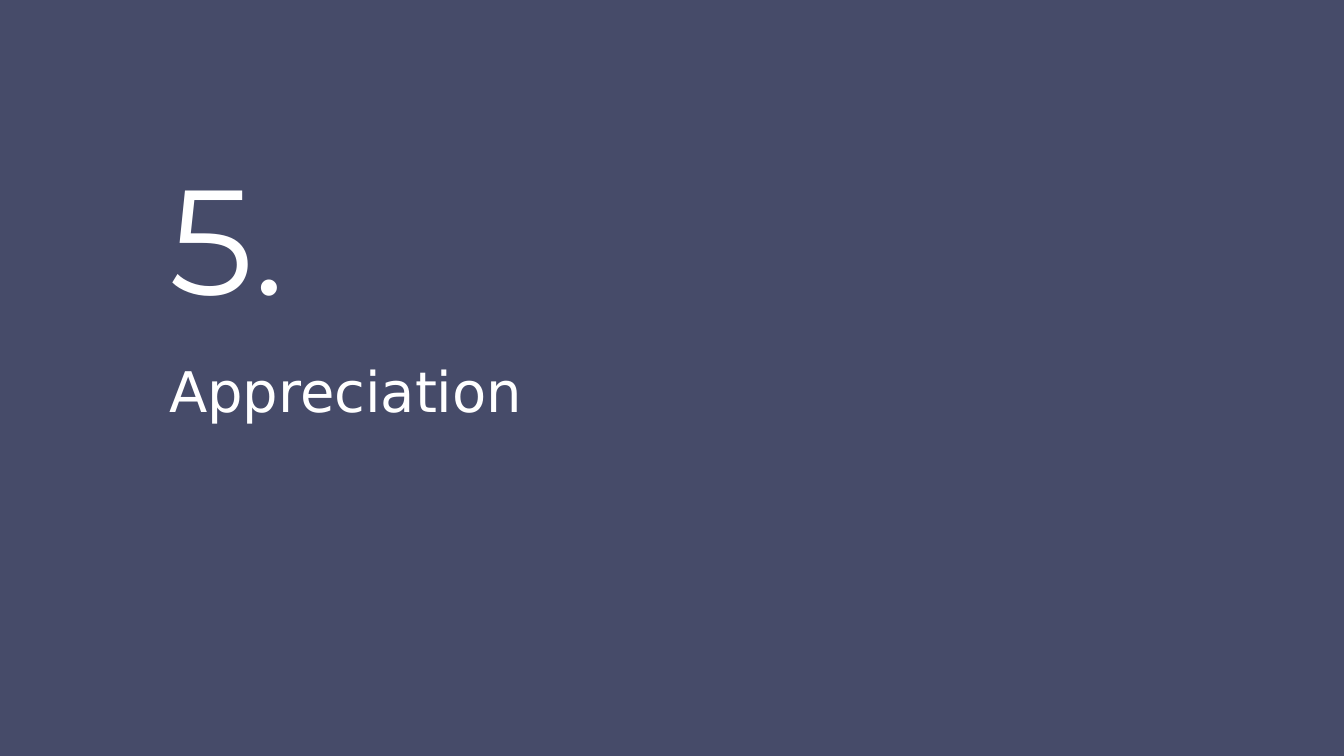
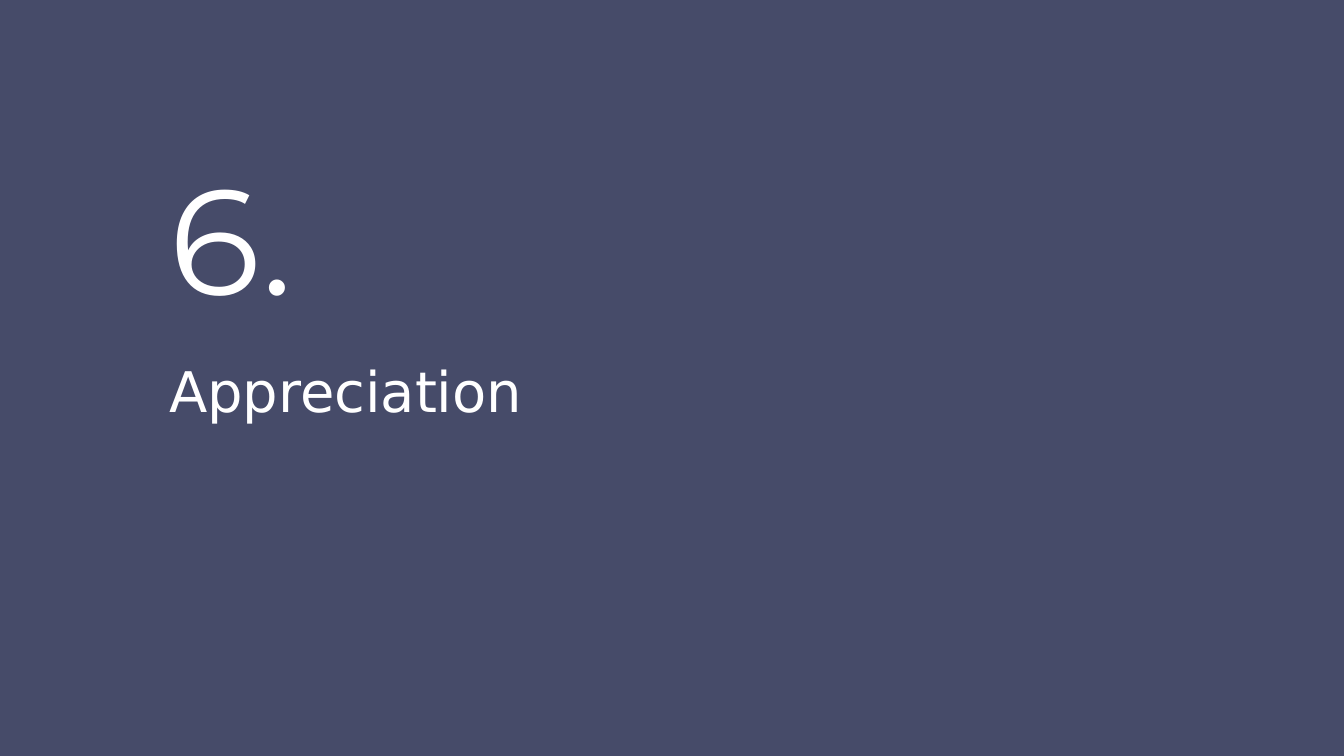
Before and after one commit to andreraica/ScooterRental, a slide deck: slide 27 of documentation/Presentation.pptx (slide 23 before the commit). Drawn at 1344x756 pixels with LibreOffice and Linux fonts; fonts in the diff are those of the drawing; background and template pictures are left out. Boxes give left, top, right and bottom in pixels: in the first picture for what was removed or moved away, otherwise in the second. Text is boxed around its words. In the diff, an @@ line names an element or a change of style, - is before the commit and + after.

```diff
--- a/documentation/Presentation.pptx
+++ b/documentation/Presentation.pptx
@@ title at [169,189,293,296]: text changed @@
-5.
+6.
```
Also in this commit, not shown: 17 other slides changed, 4 slides added, 31 other files.
